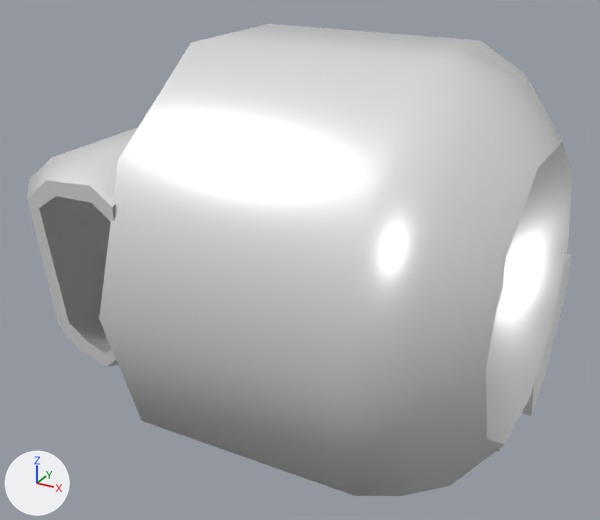
An edit to the glTF model public/models/automotive/ferrari-f2007/FerrariF2007_BrakeRL.glb, drawn before and after from the same camera.
One viewpoint serves both versions: a 50 mm camera at (0.839, 1.461, 0.488) aimed at (0.595, 1.903, 0.267). The lights are fixed; the arrows at lower left show +X, +Y and +Z. The picture after the commit comes second. Where no turn or scale is listed for an object, it has been applied to the vertices.

The first picture shows 'fer_brake_rl'.
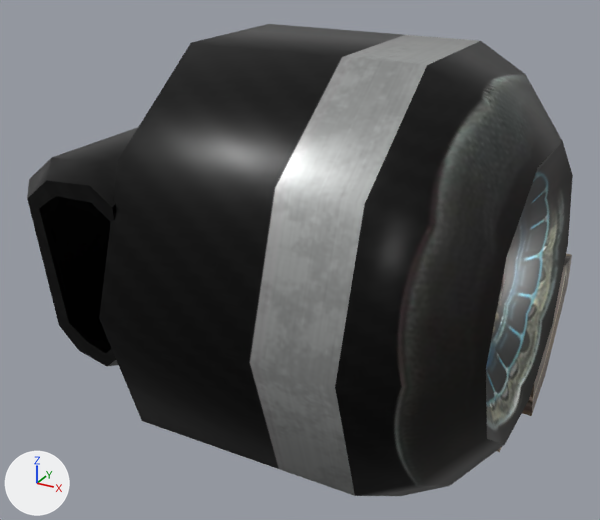
Boxes (x1, y1, x2, y2) around the edits, measured in the pictures (600 x 520 px):
'fer_brake_rl', surface changed (white to grey): (27, 24, 573, 496) in both

Patch to the scene script:
```diff
--- a/public/models/automotive/ferrari-f2007/FerrariF2007_BrakeRL.glb.py
+++ b/public/models/automotive/ferrari-f2007/FerrariF2007_BrakeRL.glb.py
@@ img_fer_brake_diff @@
+img_fer_brake_diff = load_image('Fer_Brake_Diff', '_unpacked/Fer_Brake_Diff', 1024, 1024, 'sRGB')
@@ mat_brake @@
 mat_brake = principled_material('BRAKE')
-mat_brake.base_color = (1.0, 1.0, 1.0)  # white #ffffff
+mat_brake.texture = img_fer_brake_diff
 mat_brake.metallic = 0.595
```
